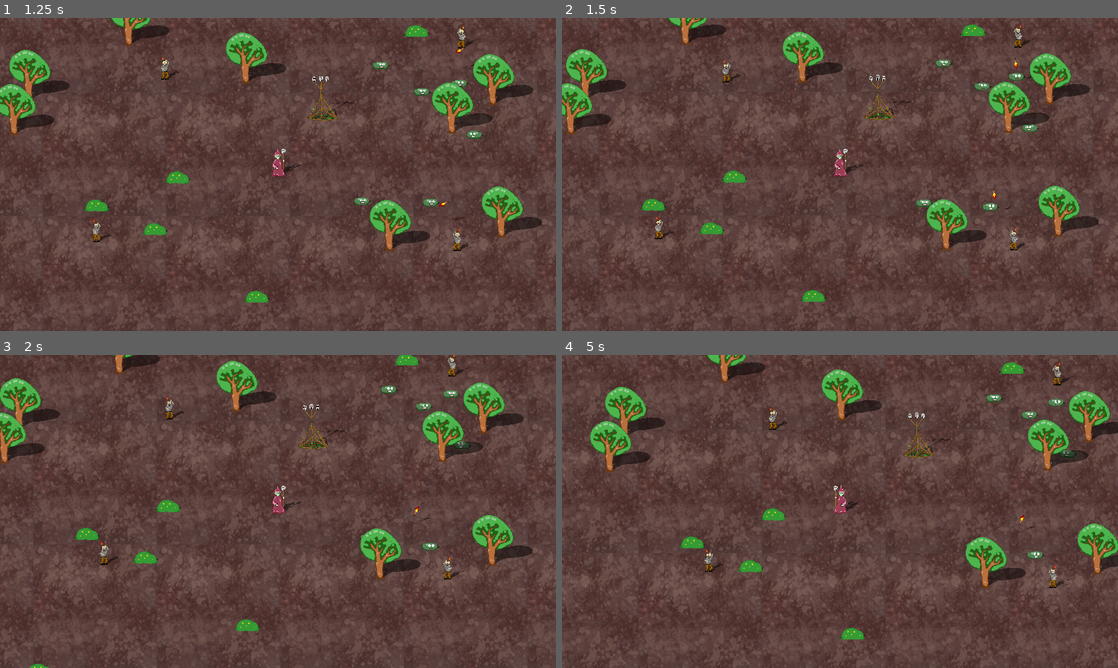
Above: before the commit, frames 1-4 (two rows, left to right).
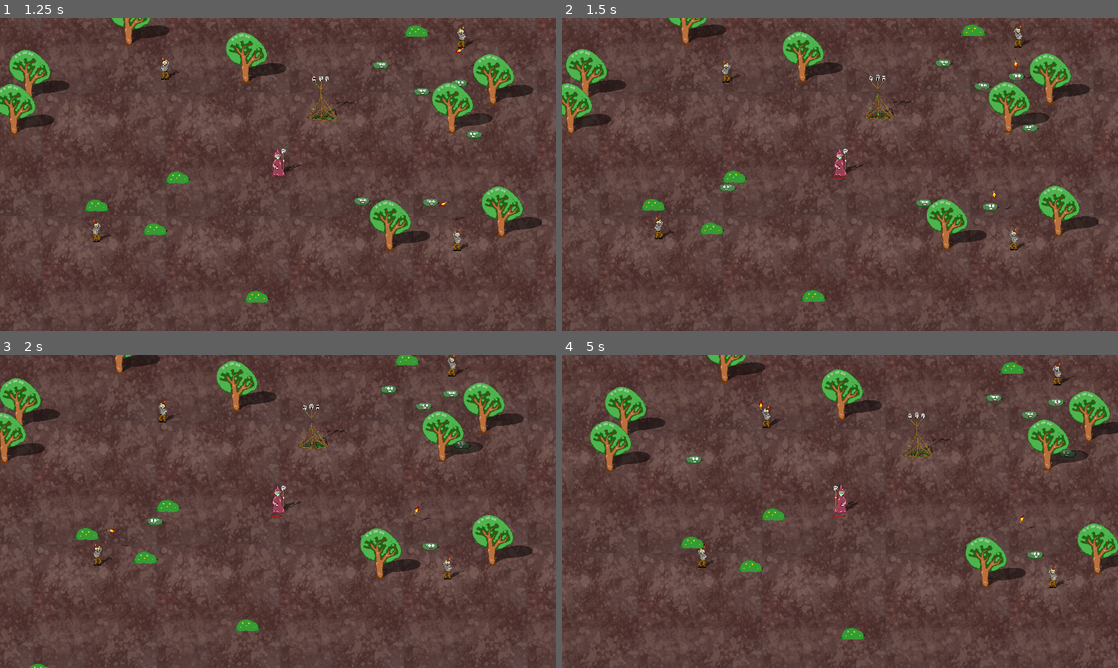
Above: after the commit, the same moments.

Repository: elemel/unholy-sanctum
Game: Godot game, scene res://scenes/screens/start.tscn
Same seed, same stepped clock (60 frames per second), same inputs: the game is played once before the commit and once after it.
Inputs (mouse positions are in pixels of both pictures, inside the frame that each line leads up to):
- Up to frame 1 (1.25 s): tap Enter at 0.5 s; move the mouse to (400, 158) at 0.52 s; hold D (move_right) from 0.53 s (still down); tap Backspace at 0.6 s; click (400, 158) at 0.67 s; tap Space at 0.77 s
- Up to frame 2 (1.5 s): move the mouse to (728, 190) at 1.27 s; release D (move_right) at 1.28 s; hold S (move_down) from 1.28 s (still down); tap Enter at 1.35 s; click (728, 190) at 1.42 s
- Up to frame 3 (2 s): keep holding S (move_down); tap Space at 1.52 s
- Up to frame 4 (5 s): move the mouse to (895, 442) at 2.02 s; release S (move_down) at 2.03 s; hold D (move_right) 2.03-2.78 s; tap Backspace at 2.1, 3.6 s; click (895, 442) at 2.17 s; move the mouse to (812, 574) at 2.77 s; hold W (move_up) 2.78-3.53 s; tap Enter at 2.85, 4.35 s; click (812, 574) at 2.92 s; tap Space at 3.02, 3.77, 4.52 s; move the mouse to (1006, 558) at 3.52 s; hold A (move_left) from 3.53 s (still down); click (1006, 558) at 3.67 s; move the mouse to (673, 464) at 4.27 s; click (673, 464) at 4.42 s

Frame 1 is identical in both runs. In frame 2, 0.1% of the frame differs, in the area x 16-51%, y 14-71%; in frame 3, 0.4%; in frame 4, 0.4%, in the area x 22-51%, y 14-70%.

Commit message:
Summon blobs

Diff:
--- a/scenes/necromancer.tscn
+++ b/scenes/necromancer.tscn
@@ -1,6 +1,7 @@
-[gd_scene load_steps=5 format=3 uid="uid://bnpf13fmlyanh"]
+[gd_scene load_steps=6 format=3 uid="uid://bnpf13fmlyanh"]
 
 [ext_resource type="Script" path="res://scripts/necromancer.gd" id="1_4h2x4"]
+[ext_resource type="PackedScene" uid="uid://bvy0odgmxtttf" path="res://scenes/blob.tscn" id="2_2f1vt"]
 [ext_resource type="Texture2D" uid="uid://bsne7v43oi724" path="res://images/necromancer.png" id="2_3rbu3"]
 [ext_resource type="PackedScene" uid="uid://dhes5vods88b6" path="res://scenes/health_bar.tscn" id="3_f152s"]
 
@@ -12,6 +13,7 @@
 script = ExtResource("1_4h2x4")
 acceleration = 100.0
 speed = 50.0
+blob_scene = ExtResource("2_2f1vt")
 
 [node name="CollisionShape2D" type="CollisionShape2D" parent="."]
 position = Vector2(0, 1)
--- a/scripts/game_screen.gd
+++ b/scripts/game_screen.gd
@@ -1,4 +1,5 @@
 extends Node2D
+class_name Game
 
 @export var title_screen_file = "res://scenes/screens/title.tscn"
 @export var game_over_screen_file = "res://scenes/screens/game_over.tscn"
--- a/scripts/necromancer.gd
+++ b/scripts/necromancer.gd
@@ -8,6 +8,8 @@
 @export var unit_radius = 15.0
 @export var max_health = 100.0
 @export var current_health = 100.0
+@export var blob_scene: PackedScene
+@export var blob_cost = 30.0
 
 @onready var sprite = $"Sprite2D"
 @onready var shadow_sprite = $"Shadow/Sprite2D"
@@ -15,6 +17,10 @@
 var face_direction = 1
 
 func _physics_process(delta: float) -> void:
+    if current_health < 0.0:
+        queue_free()
+        return
+
     var direction = Input.get_vector("move_left", "move_right", "move_up", "move_down")
     velocity = velocity.move_toward(speed * direction, acceleration * delta)
 
@@ -31,8 +37,17 @@
 
     z_index = int(position.y)
 
+func _input(event: InputEvent) -> void:
+    if event is InputEventMouseButton:
+        if event.pressed:
+            var game: Game = get_parent()
+            var attack_position = game.get_local_mouse_position()
+
+            var blob = blob_scene.instantiate()
+            blob.position = attack_position
+            game.add_child(blob)
+
+            current_health -= blob_cost
+
 func receive_damage(damage: float) -> void:
     current_health -= damage
-
-    if current_health < 0.0:
-        queue_free()
Not shown, added: sounds/necro_dead.ogg.import
